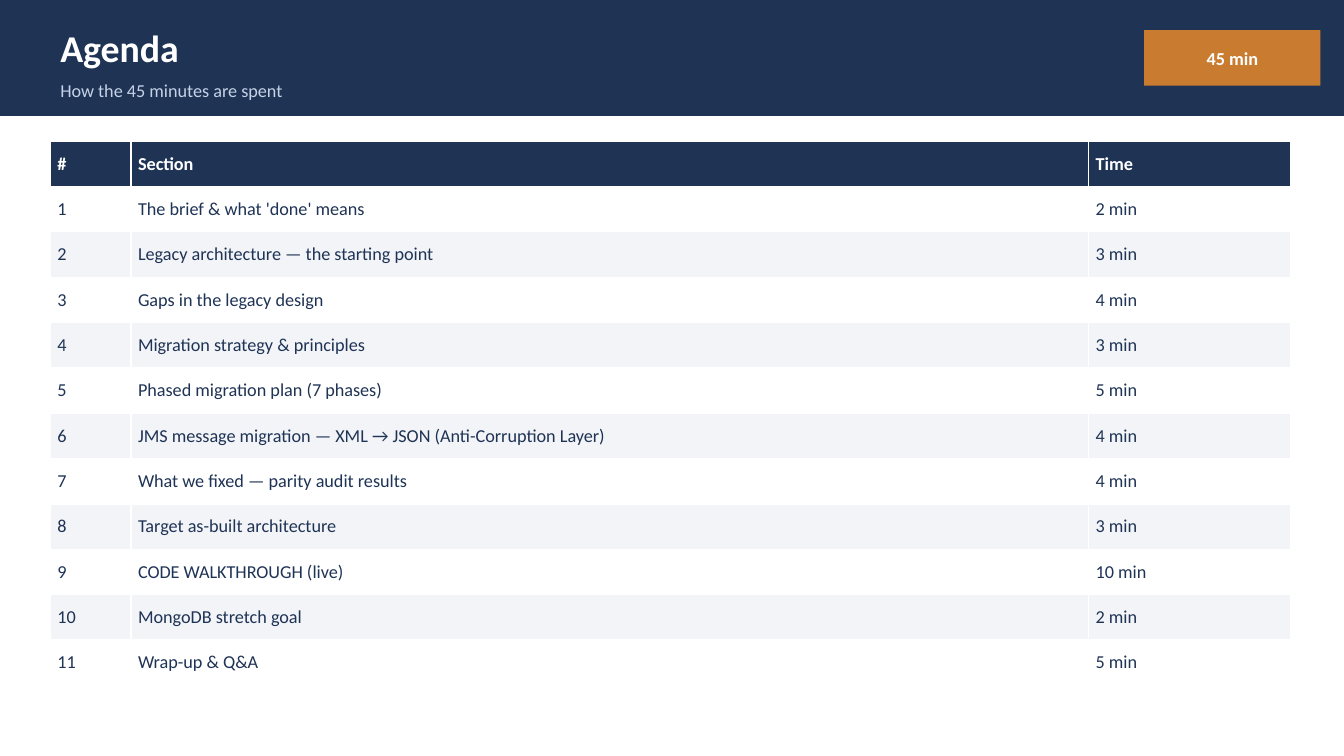
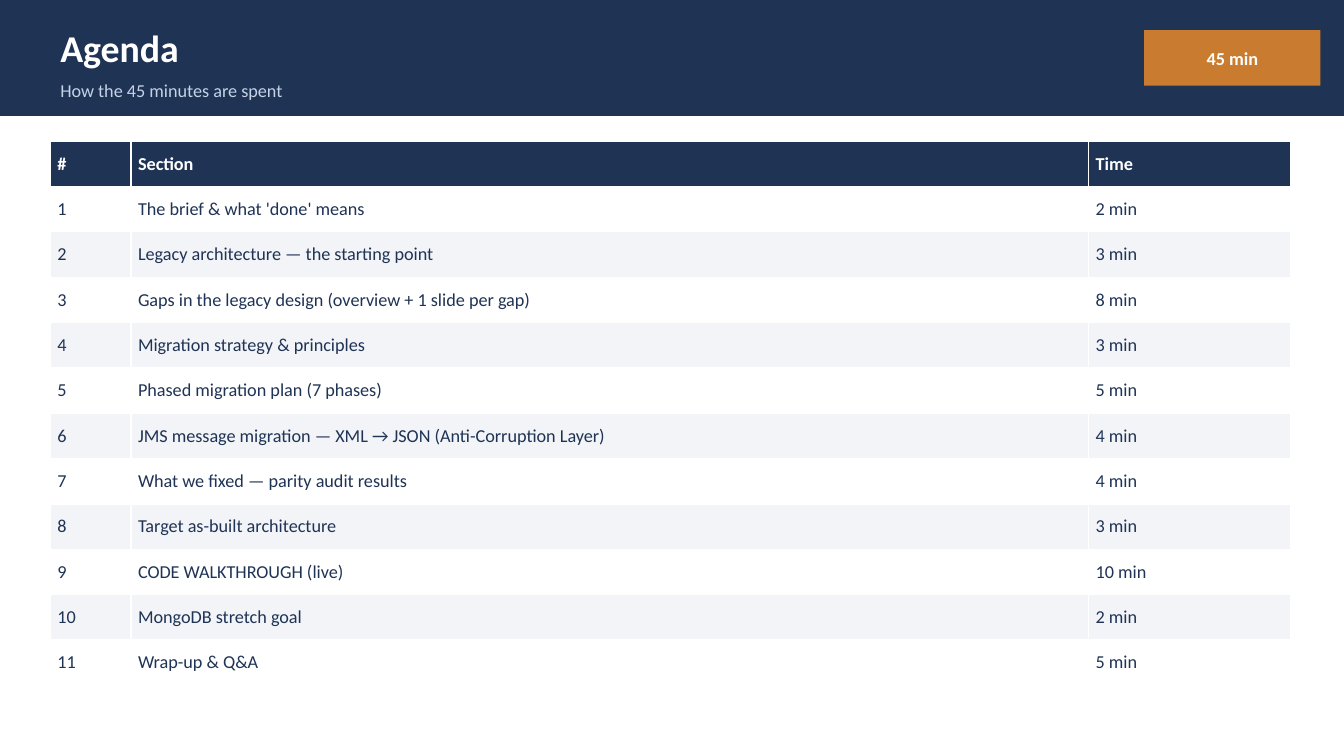
Before and after one commit to Vishak-94/pet-store, a slide deck: slide 2 of docs/PetStore_Demo_45min.pptx. Drawn at 1344x756 pixels with LibreOffice and Linux fonts; fonts in the diff are those of the drawing. Boxes give left, top, right and bottom in pixels: in the first picture for what was removed or moved away, otherwise in the second. Text is boxed around its words. In the diff, an @@ line names an element or a change of style, - is before the commit and + after.

Commit message:
Expand legacy gaps into one detailed slide per gap
Replace the single cramped gaps table + EJB-only primer with:
 - an overview slide listing all 8 gaps, then
 - one full slide per gap (gap_slide helper): what it was in the legacy
   app, why it blocks a straight port, and the migration response, each
   with several detailed bullets.

Gap 2 folds the EJB primer in (session/entity-CMP/MDB + bean-by-bean
Spring mapping). Gaps: J2EE-1.3 EAR/Sun-RI, EJB 2.x, XML-over-JMS,
shared Cloudscape DB, 3-MDB+WAF status, implicit container locking,
Swing/JWS admin, parallel SOAP build. Deck now 26 slides; agenda
gaps section retimed 4->8 min. No shape overflow.

```diff
--- a/docs/PetStore_Demo_45min.pptx
+++ b/docs/PetStore_Demo_45min.pptx
@@ table at (x1=50, y1=141, x2=1291, y2=686) @@
-row 4, column 2: Gaps in the legacy design
+row 4, column 2: Gaps in the legacy design (overview + 1 slide per gap)
-row 4, column 3: 4 min
+row 4, column 3: 8 min
```
Also in this commit, not shown: 1 other slide changed, 8 slides added, 1 slide removed, 1 other file.
